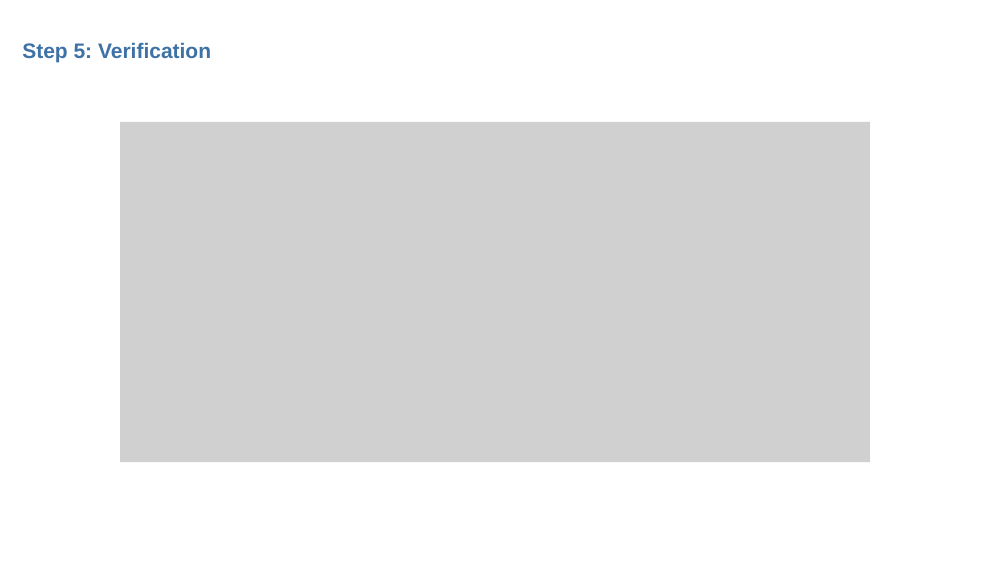
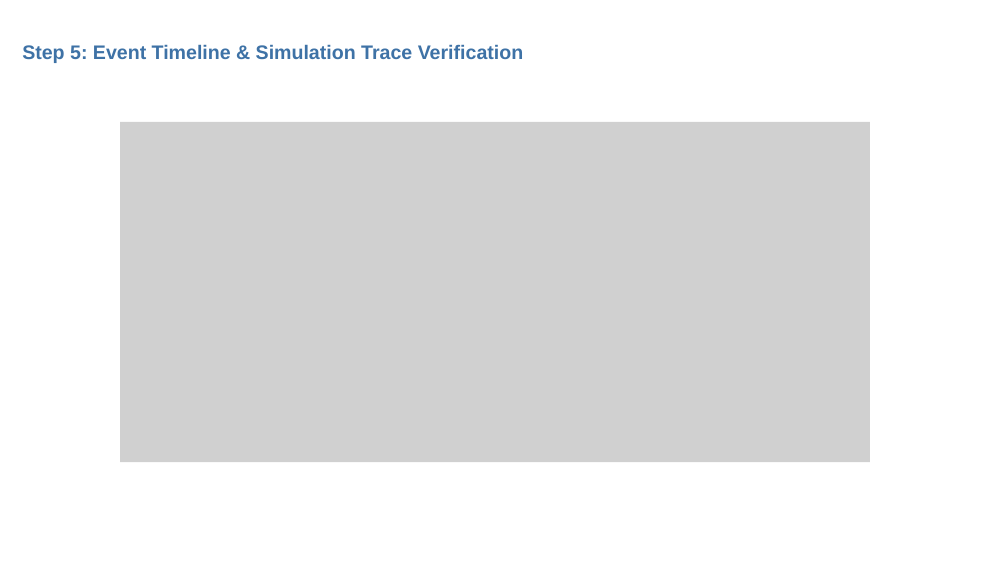
Before and after one commit to MDTHA-X/CN_presentation, a slide deck: slide 21 of CN.pptx. Drawn at 1008x567 pixels with LibreOffice and Linux fonts; fonts in the diff are those of the drawing; grey boxes stand for pictures; background and template pictures are left out. Boxes give left, top, right and bottom in pixels: in the first picture for what was removed or moved away, otherwise in the second. Text is boxed around its words. In the diff, an @@ line names an element or a change of style, - is before the commit and + after.

```diff
--- a/CN.pptx
+++ b/CN.pptx
@@ text at (22, 44, 524, 63): text changed; size 30 to 28 pt @@
-Step 5: Verification
+Step 5: Event Timeline & Simulation Trace Verification
```
Also in this commit, not shown: 31 other slides changed, 1 other file.
